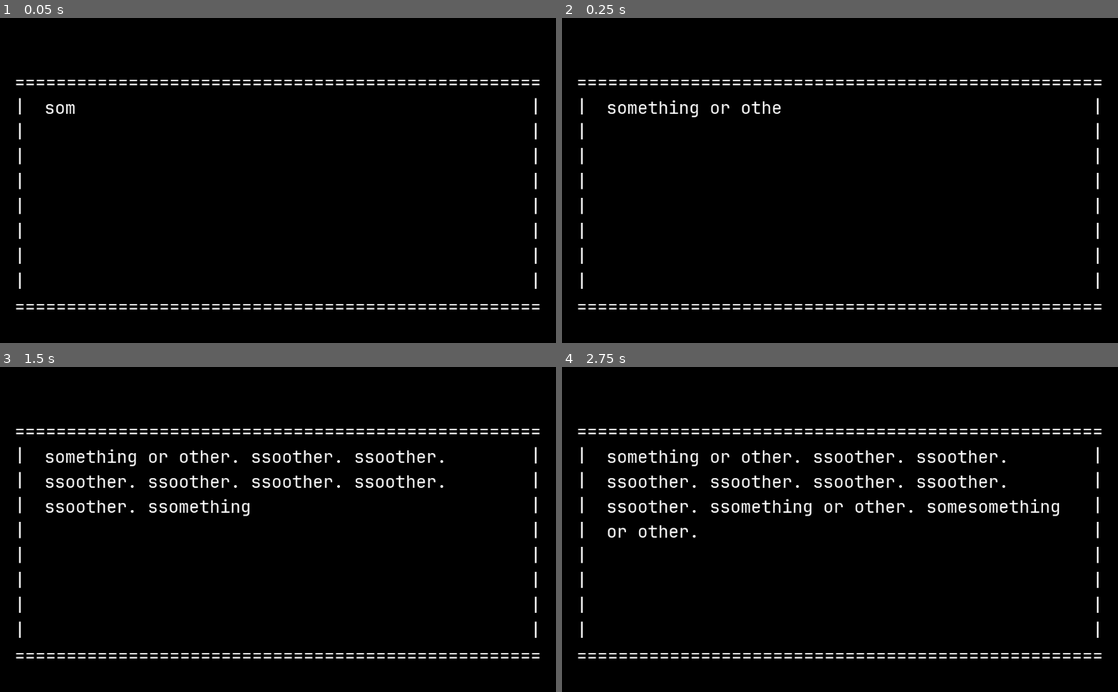
Above: before the commit, frames 1-4 (two rows, left to right).
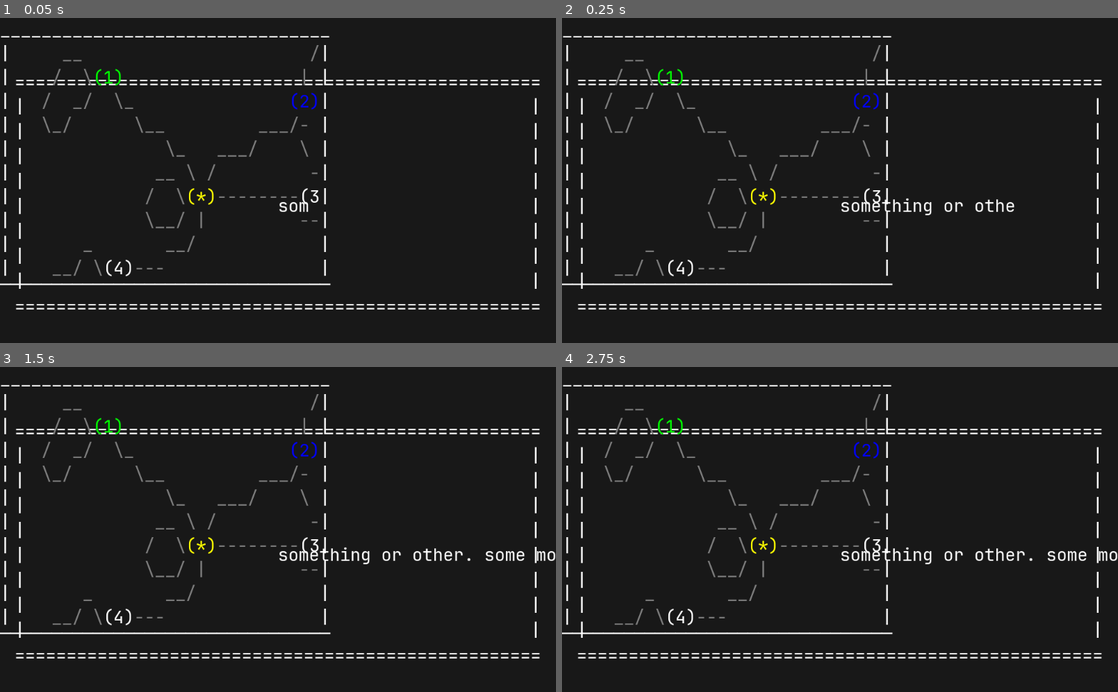
Above: after the commit, the same moments.

Repository: ailurada/project-seafarer
Game: Godot game, scene res://Control.tscn
Two runs of this game, one before a commit and one after it. Both use one fixed random seed, a clock stepped at 60 frames per second and the inputs below.
Inputs:
- Up to frame 1 (0.05 s): no input
- Up to frame 2 (0.25 s): no input
- Up to frame 3 (1.5 s): tap Enter (enter) at 0.5, 0.6, 1.35 s
- Up to frame 4 (2.75 s): tap Enter (enter) at 2.1 s

The runs differ from the first frame. In frame 1, 2.9% of the frame differs, in the area x 0-60%, y 5-83%; in frame 2, 3.6%; in frame 3, 5.5%; in frame 4, 6.2%, in the area x 0-100%, y 5-83%.
Error after the commit: Invalid get index 'bbcode_text' (on base: 'TextEdit (UserInput.gd)'). (res://Scripts/UserInput.gd:44)

Commit message:
Finished map logic

Diff:
--- a/app/Control.tscn
+++ b/app/Control.tscn
@@ -1,10 +1,11 @@
-[gd_scene load_steps=6 format=2]
+[gd_scene load_steps=7 format=2]
 
 [ext_resource path="res://Scripts/UserInput.gd" type="Script" id=1]
 [ext_resource path="res://Resources/DefaultFont.tres" type="Theme" id=2]
 [ext_resource path="res://Scripts/DialogueBox.gd" type="Script" id=3]
 [ext_resource path="res://Scripts/DialogueBoxText.gd" type="Script" id=4]
 [ext_resource path="res://Scripts/ColorRect.gd" type="Script" id=5]
+[ext_resource path="res://Scripts/Map.gd" type="Script" id=6]
 
 [node name="Control" type="Control"]
 anchor_right = 1.0
@@ -14,7 +15,7 @@
 [node name="ColorRect" type="ColorRect" parent="."]
 margin_right = 1920.0
 margin_bottom = 1094.0
-color = Color( 0, 0, 0, 1 )
+color = Color( 0.0980392, 0.0980392, 0.0980392, 1 )
 script = ExtResource( 5 )
 
 [node name="RichTextLabel" type="RichTextLabel" parent="."]
@@ -44,3 +45,9 @@
 margin_right = 1812.0
 margin_bottom = 1620.0
 script = ExtResource( 4 )
+
+[node name="Map" type="RichTextLabel" parent="."]
+margin_right = 1915.0
+margin_bottom = 1091.0
+bbcode_enabled = true
+script = ExtResource( 6 )
--- a/app/Scripts/DialogueBoxText.gd
+++ b/app/Scripts/DialogueBoxText.gd
@@ -1,39 +1,25 @@
-extends Label
+extends Node
 
 var chars_per_update = 1
-var char_width_px = 20
-var pt_size = 32
-
-# sets text to be displayed in the dialogue box
-func set_text(text):
-	self.text = text
-
-func update_size(border_size):
-	# update rectangle size
-	self.rect_size.x = border_size.x - char_width_px*6 - 10
-	self.rect_size.y = border_size.y - pt_size*2
-
-func update_position():
-	self.rect_position.x = 0 + char_width_px*4
-	self.rect_position.y = 0 + pt_size*1.5
 
 # Called when the node enters the scene tree for the first time.
 func _ready():
-	self.text  = "something or other. ssoother. ssoother. ssoother. ssoother. ssoother. ssoother. ssoother. ssomething or other. somesomething or other."
+	self.text  = "something or other. some more stuff and stuff"
 
-	self.autowrap = true
+	# center in border
+	self.anchor_left = 0.5
+	self.anchor_right = 0.5
+	self.anchor_top = 0.5
+	self.anchor_bottom = 0.5
+
 
 	# start with text not visible
 	self.visible_characters = 0;
 
 # Called every frame. 'delta' is the elapsed time since the previous frame.
 func _process(delta):
-
-	# scrolling text
 	self.visible_characters += chars_per_update
 
-	var border_size = get_parent().rect_size
-	update_size(border_size)
-	update_position()
-
-	print(self.get_line_count())
+# sets text to be displayed in the dialogue box
+func set_text(text):
+	self.text = text
--- a/app/Scripts/Map.gd
+++ b/app/Scripts/Map.gd
@@ -1,34 +1,130 @@
-extends Node
+extends RichTextLabel
 
 
 # Declare member variables here. Examples:
 # var a = 2
 # var b = "text"
 
+const YOU_ARE_HERE = "yellow"
+const SELECTED = "lime"
+const VISITED = "blue"
+const NORMAL = "white"
+const GROUND = "gray"
+const EDGE_COLOR = "gray"
+
+# Test cases
+const edge_mapping = {"0": "_", "1": "|", "4": "\\", "5": "-", "7": "/"}
+
+const test_map: String = "     __                      /\n    /  \\( )                 | \n   /  _/  40               (@)\n   \\_/      400         00075 \n               40   0007    4 \n              __ 4 7         5\n             /  \\(*)55555555( \n             \\__/ 1         --\n       _       007            \n    __/ \\( )555               "
+const test_num_rows = 10
+const test_num_cols = 30
+
 
 # Called when the node enters the scene tree for the first time.
 func _ready():
-	pass # Replace with function body.
+	draw_map(test_map, [[1, 9], [2, 28], [6, 29], [9, 10]], test_num_cols, test_num_rows)
 
 
 # Called every frame. 'delta' is the elapsed time since the previous frame.
 #func _process(delta):
 #	pass
 
-func draw_map(map_string, xDim, yDim):
-	self.text = "|"
-	for i in range(xDim):
-		map_string += "-"
-	self.text += "|\n"
+# counter var
+var node_number = 1
 
-	var map_str_array = map_string.split("\n")
+# class variables
+var map_str: String
+var adj_nodes: Array
+var num_rows: int
+var num_cols: int
 
-	for n in range(yDim):
-		self.text += "|"
-		self.text += map_str_array[n]
-		self.text += "|\n"
+var hover_selection: int = 1
 
-	self.text = "|"
-	for i in range(xDim):
-		map_string += "-"
-	self.text += "|"
+# Draws a map given a string representation and x, y dimensions
+func draw_map(map_string: String, adjacent_nodes: Array, numRows: int, numCols: int):
+	map_str = map_string
+	adj_nodes = adjacent_nodes
+	num_rows = numRows
+	num_cols = numCols
+
+	draw_map_text()
+
+
+func draw_map_text():
+	self.set_bbcode("")
+	node_number = 1
+
+	# Top horizontal line
+	for i in range(num_rows + 2):
+		self.append_bbcode("_")
+	self.append_bbcode("\n")
+
+	var map_str_array = map_str.split("\n")
+
+	# Add lines row by row
+	for n in range(num_cols):
+		self.append_bbcode("|")
+		add_row(map_str_array[n], n)
+		self.append_bbcode("|\n")
+
+	# Bottom horizontal line
+	for i in range(num_rows + 2):
+		self.append_bbcode("‾")
+
+
+# Adds a single row to the RichTextLabel
+# given a string representation and the current row
+func add_row(row_str: String, curr_row: int):
+	var str_length = len(row_str)
+	var i = 0
+	while i < str_length:
+		# if it's a node
+		if row_str[i] == "(":
+			var curr_col = i + 1
+			var color = NORMAL
+			var center_char = " "
+
+			# check if you have visited the node at (curr_row, curr_col)
+			if i < str_length - 1:
+				if row_str[i+1] == "@":
+					color = VISITED
+				if row_str[i+1] == "*":
+					color = YOU_ARE_HERE
+					center_char = "*"
+
+			# check if it is adjacent to the current node
+			if [curr_row, curr_col] in adj_nodes:
+				# check if you are selecting node at (curr_row, curr_col)
+				center_char = String(node_number)
+
+				if (hover_selection == node_number):
+					color = SELECTED
+
+				node_number += 1
+
+			self.append_bbcode("[color=" + color + "]")
+			self.append_bbcode(row_str[i])
+			if i < str_length - 1:
+				self.append_bbcode(center_char)
+			if i < str_length - 2:
+				self.append_bbcode(row_str[i+2])
+			self.append_bbcode("[color=" + NORMAL + "]")
+			i += 2
+
+		# if it's an edge
+		elif row_str[i] in edge_mapping:
+			self.append_bbcode("[color=" + EDGE_COLOR + "]")
+			self.append_bbcode(edge_mapping[row_str[i]])
+			self.append_bbcode("[color=" + NORMAL + "]")
+
+		# empty spaces
+		elif row_str[i] == " ":
+			self.append_bbcode(row_str[i])
+
+		# ground chars
+		else:
+			self.append_bbcode("[color=" + GROUND + "]")
+			self.append_bbcode(row_str[i])
+			self.append_bbcode("[color=" + NORMAL + "]")
+
+		i += 1
--- a/app/Scripts/UserInput.gd
+++ b/app/Scripts/UserInput.gd
@@ -34,11 +34,11 @@
 
 	## temp
 	text_output.text = command
-	self.text = ""
+	self.bbcode_text = ""
 	self.rect_position += Vector2(0, line_width)
 	##
 
 	return command
 
 func see_command():
-	return self.text.substr(0, self.text.length() - 1) + "\n> "
+	return self.bbcode_text.substr(0, self.bbcode_text.length() - 1) + "\n> "
